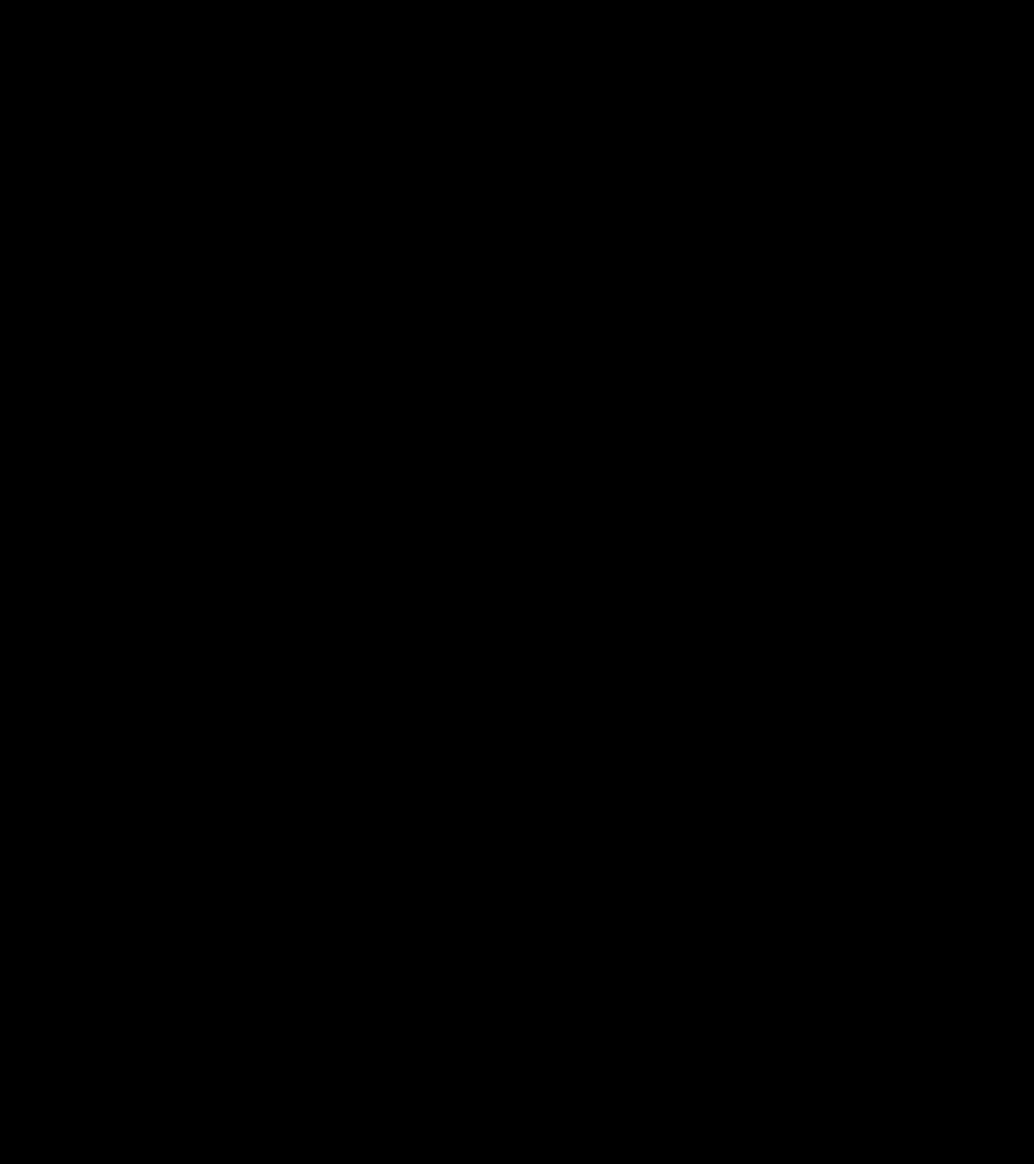
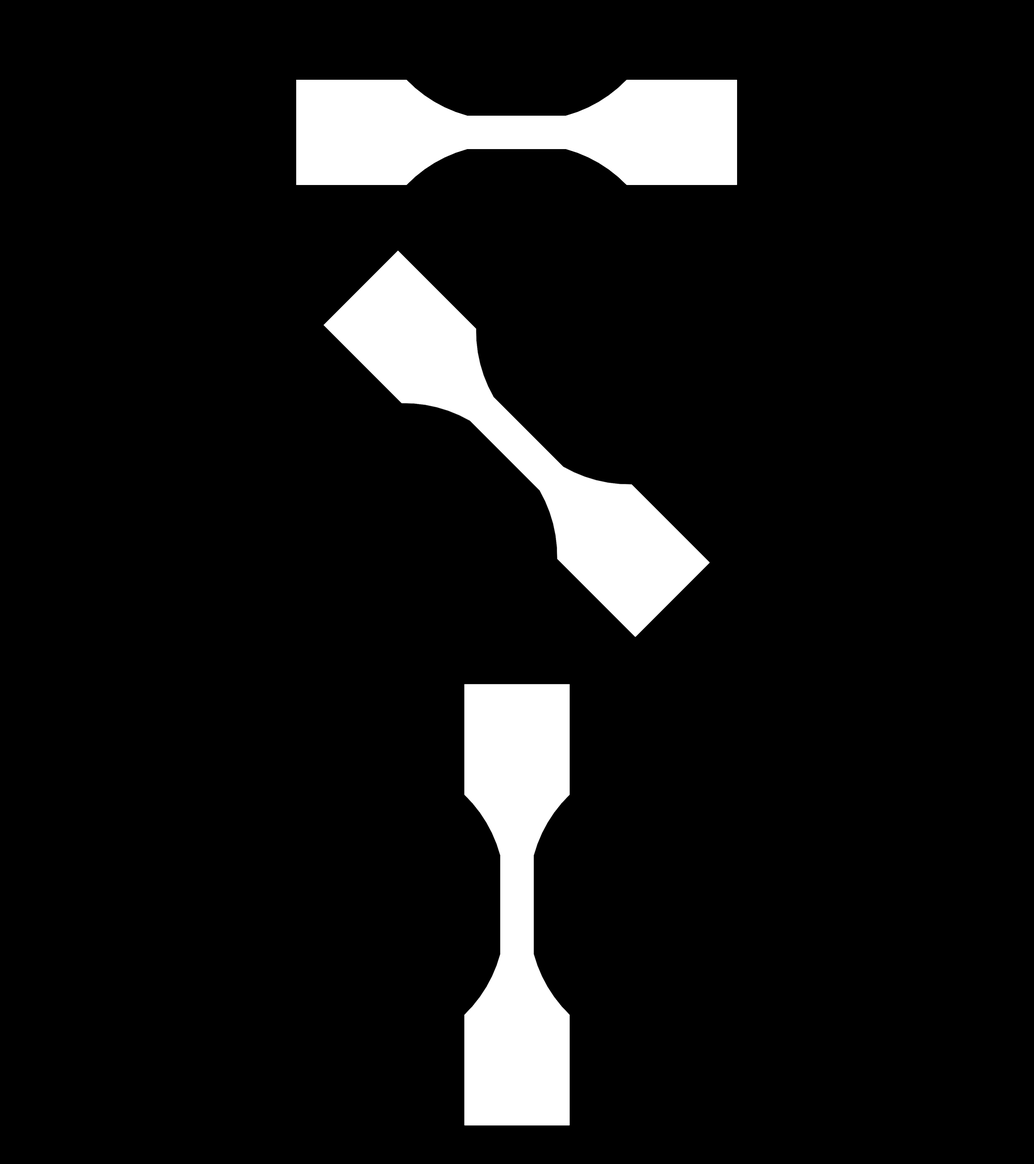
Comparing the layer stacks of the two w=1034, h=1164 images. Changes:
added layer "Pasted Layer copy #2" above "Pasted Layer copy #1" over [464, 683, 570, 1126]
added layer "Pasted Layer copy #1" above "Pasted Layer copy" over [323, 250, 710, 638]
added layer "Pasted Layer copy" above "Background" over [296, 79, 738, 185]
